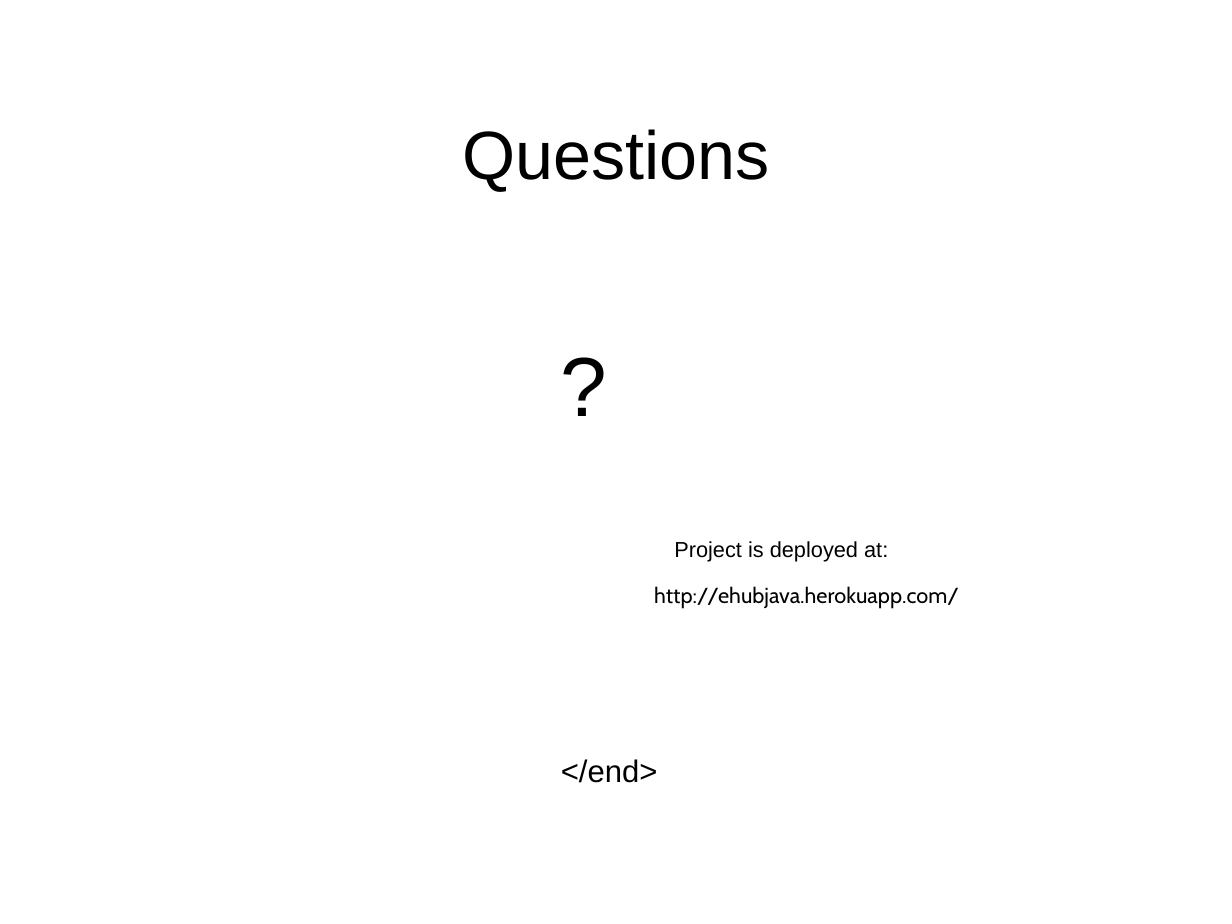
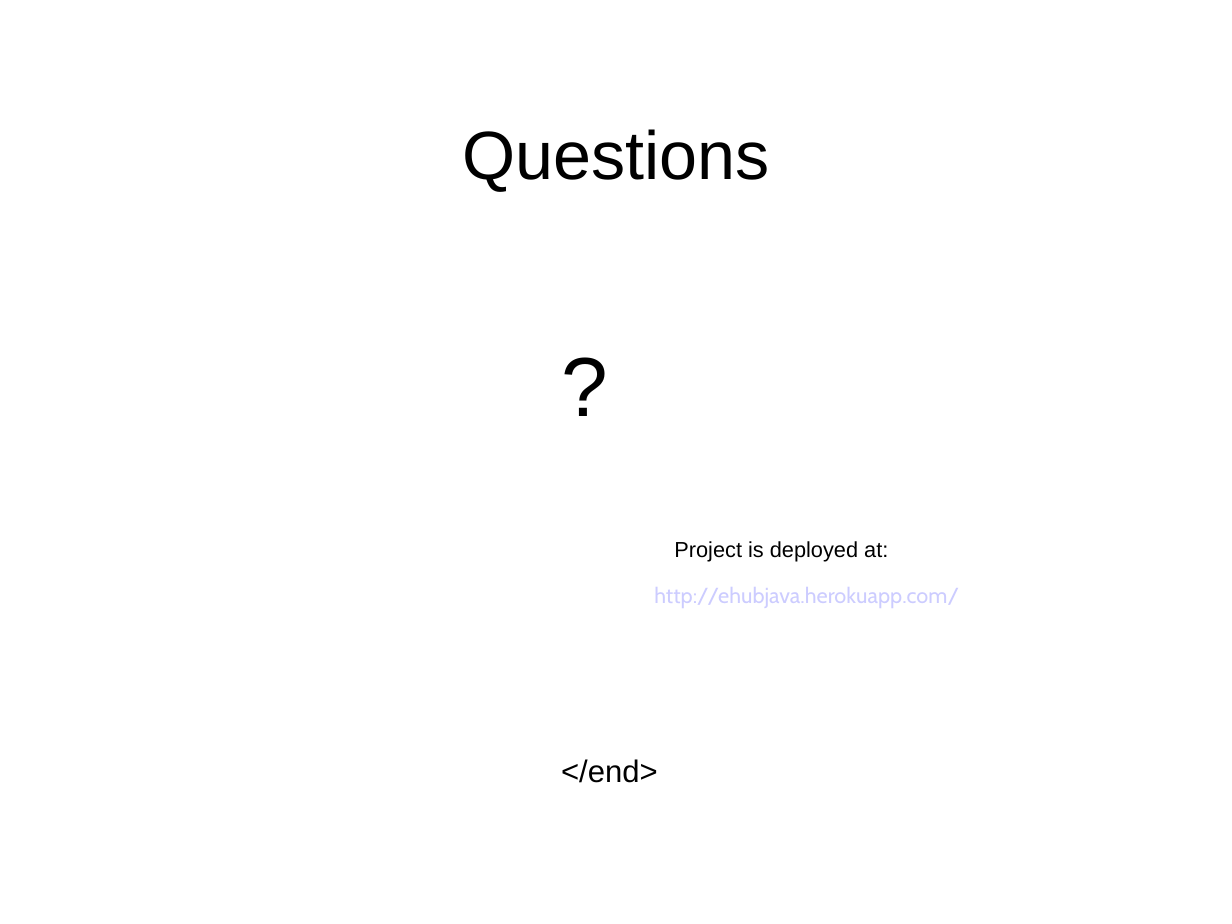
Before and after one commit to donstany/e-hub, a slide deck: slide 10 of Java_Web_Development_presentation.ppt. Drawn at 1232x924 pixels with LibreOffice and Linux fonts; fonts in the diff are those of the drawing; background and template pictures are left out. Boxes give left, top, right and bottom in pixels: in the first picture for what was removed or moved away, otherwise in the second. Text is boxed around its words. In the diff, an @@ line names an element or a change of style, - is before the commit and + after.

```diff
--- a/Java_Web_Development_presentation.ppt
+++ b/Java_Web_Development_presentation.ppt
@@ text "?" at (561,541,959,783): text colour #000000 to #CCCCFF in "http://ehubjava.herokuapp.com/" @@
```
Also in this commit, not shown: 4 other slides changed.
